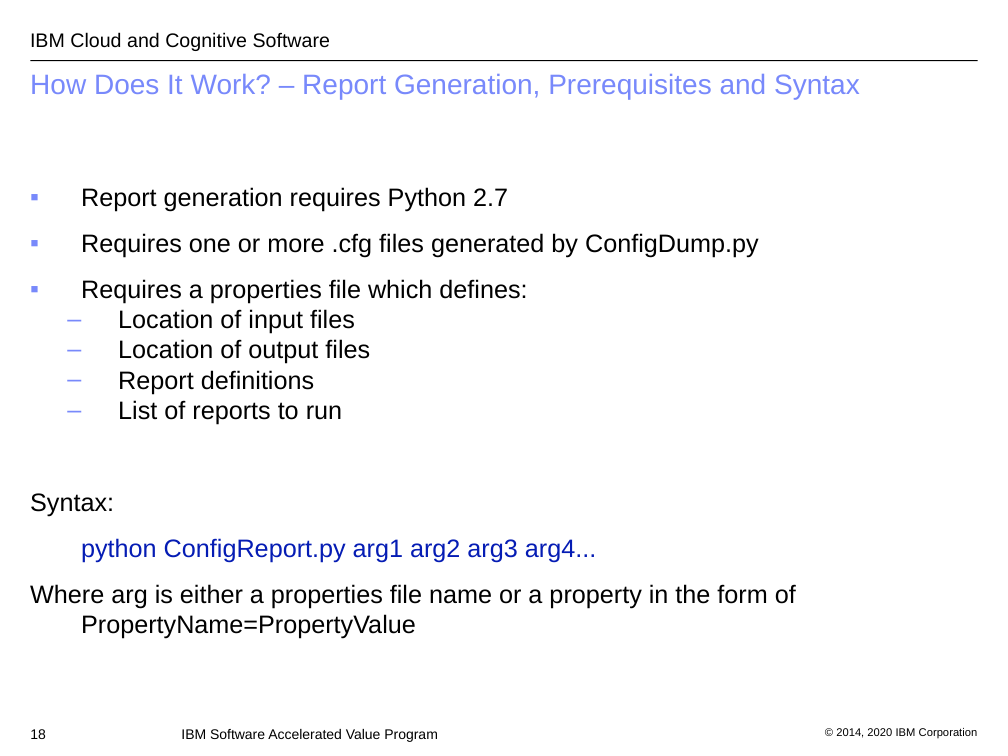
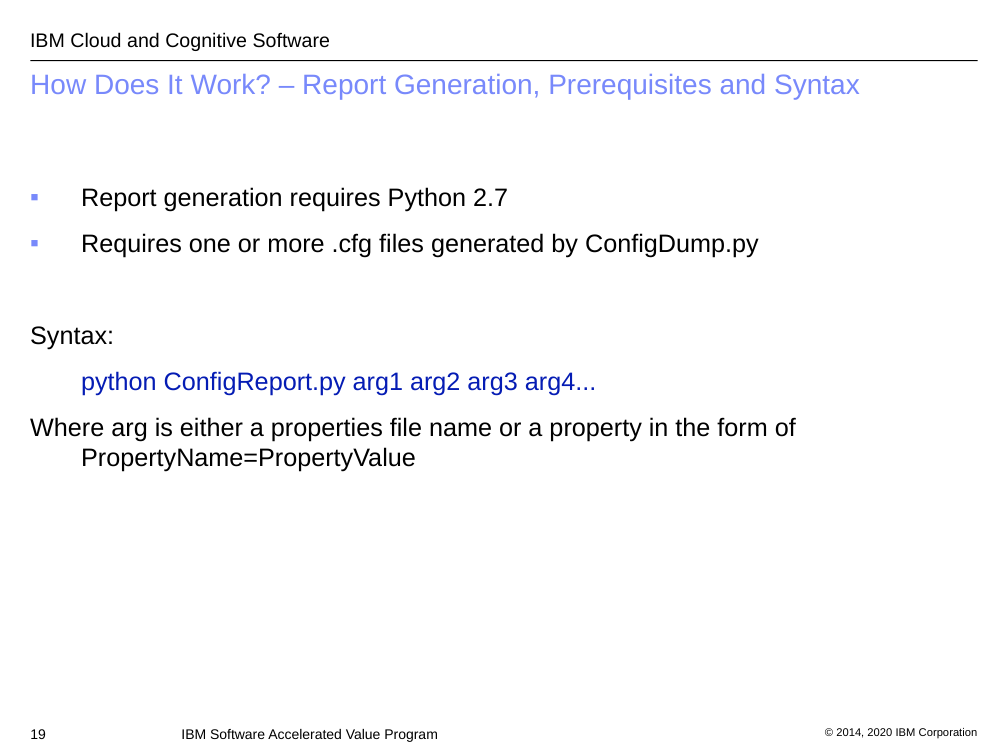
Before and after one commit to IBM/websphere-cct, a slide deck: slide 19 of WASConfigurationComparisonTool.ppt (slide 18 before the commit). Drawn at 1008x756 pixels with LibreOffice and Linux fonts; fonts in the diff are those of the drawing; background and template pictures are left out. Boxes give left, top, right and bottom in pixels: in the first picture for what was removed or moved away, otherwise in the second. Text is boxed around its words. In the diff, an @@ line names an element or a change of style, - is before the commit and + after.

```diff
--- a/WASConfigurationComparisonTool.ppt
+++ b/WASConfigurationComparisonTool.ppt
@@ text at <box>81,279,527,425</box>: paragraphs removed @@
-▪ Requires a properties file which defines:
-  – Location of input files
-  – Location of output files
-  – Report definitions
-  – List of reports to run
@@ page number at <box>30,729,46,739</box>: text changed @@
-18
+19
```
Also in this commit, not shown: 3 other slides changed, 1 slide added, 3 other files.
